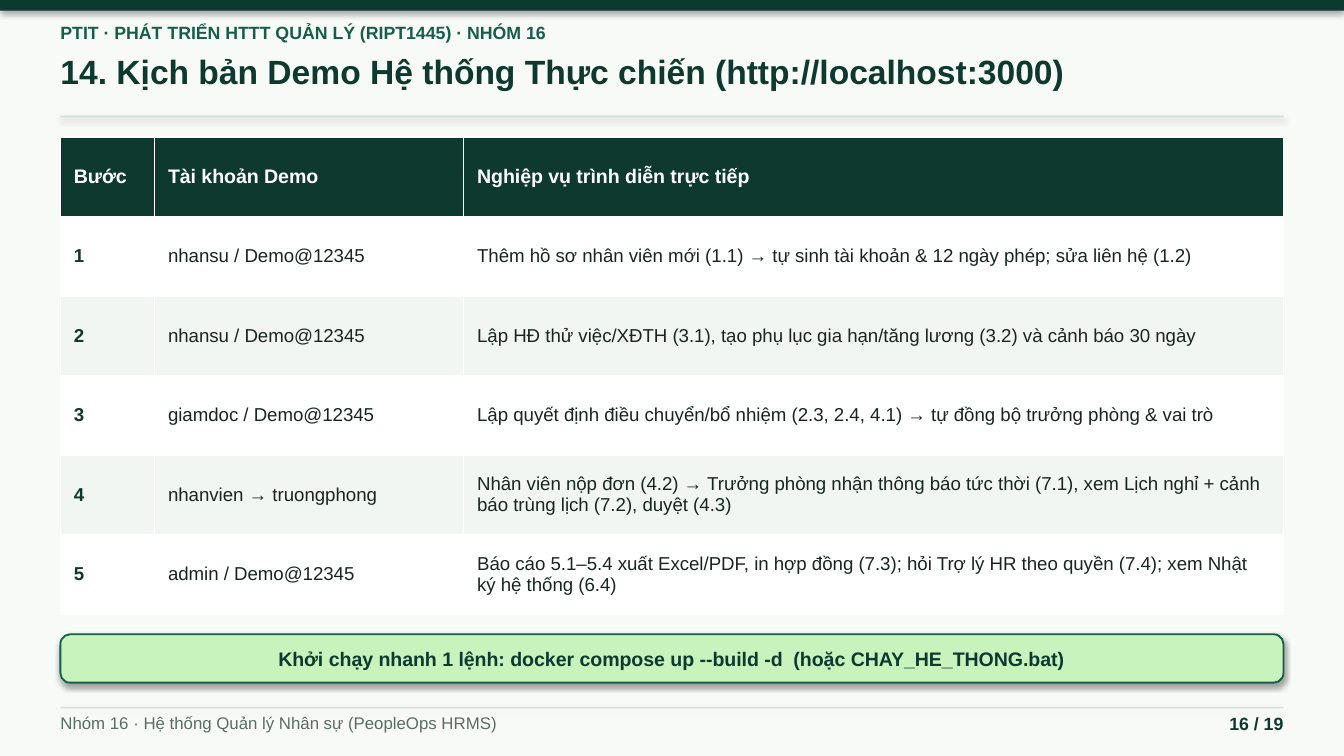
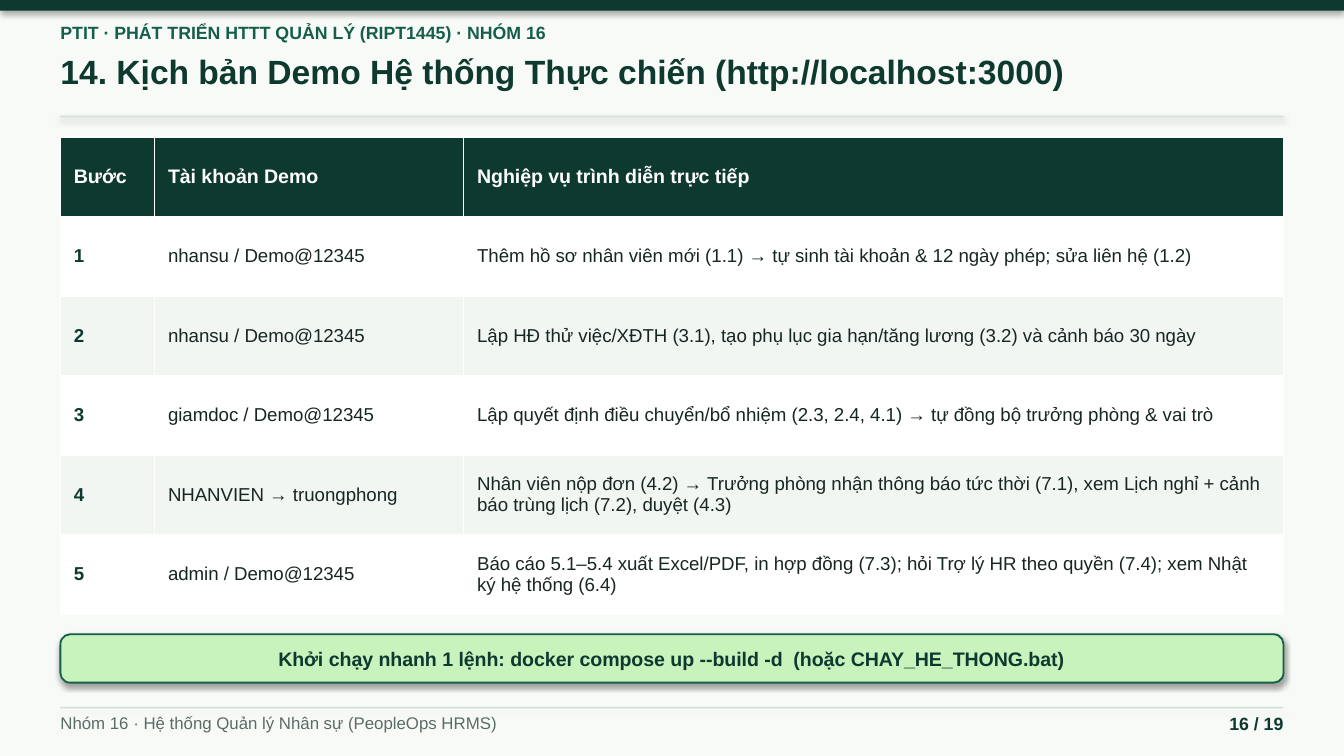
Before and after one commit to ninhduo263/human-resource-management-system, a slide deck: slide 16 of bao-cao/BAO_CAO_HTTTQL_Nhom16.pptx. Drawn at 1344x756 pixels with LibreOffice and Linux fonts; fonts in the diff are those of the drawing. Boxes give left, top, right and bottom in pixels: in the first picture for what was removed or moved away, otherwise in the second. Text is boxed around its words. In the diff, an @@ line names an element or a change of style, - is before the commit and + after.

```diff
--- a/bao-cao/BAO_CAO_HTTTQL_Nhom16.pptx
+++ b/bao-cao/BAO_CAO_HTTTQL_Nhom16.pptx
@@ table at [60,137,1284,614] @@
-row 5, column 2: nhanvien → truongphong
+row 5, column 2: NHANVIEN → truongphong
```
Also in this commit, not shown: 2 other slides changed, 5 other files.
